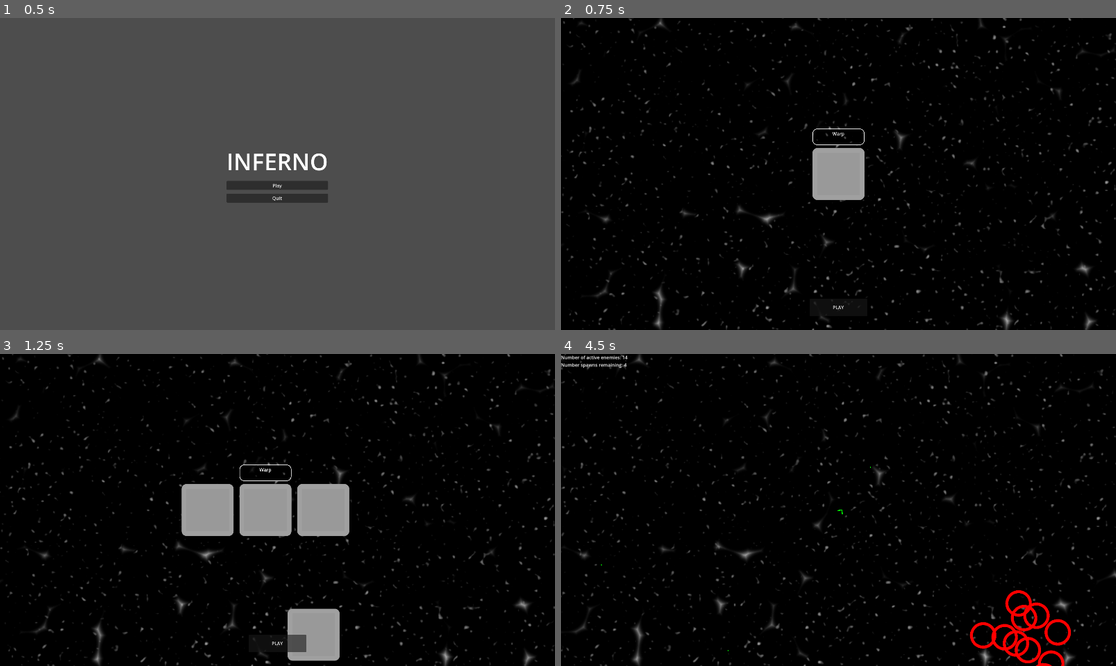
Above: before the commit, frames 1-4 (two rows, left to right).
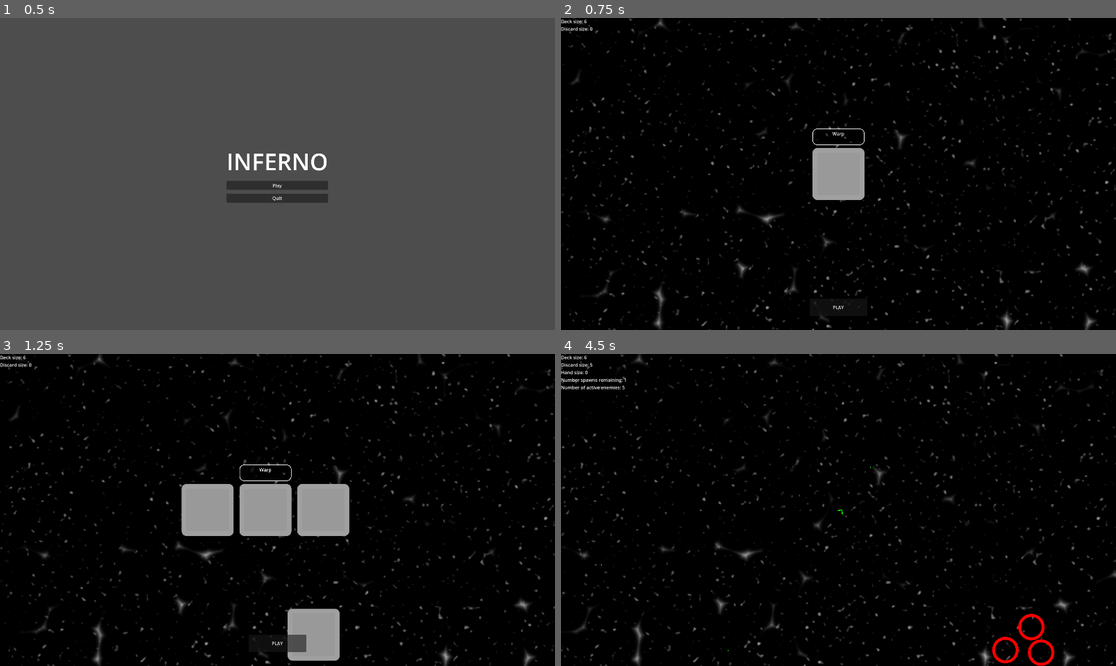
Above: after the commit, the same moments.

Repository: wpuerner/inferno
Game: Godot game, scene res://scenes/main_menu.tscn
Same seed, same stepped clock (60 frames per second), same inputs: the game is played once before the commit and once after it.
Inputs (mouse positions are in pixels of both pictures, inside the frame that each line leads up to):
- Up to frame 1 (0.5 s): no input
- Up to frame 2 (0.75 s): click "Play" at 0.5 s
- Up to frame 3 (1.25 s): no input
- Up to frame 4 (4.5 s): click "PLAY" at 1.25 s; click (838, 644) at 2 s, where only the run after the commit has a clickable "PLAY"; tap Enter at 2.75 s; move the mouse to (960, 494) at 2.77 s; press the mouse at (960, 494) at 2.78 s; hold D (move_right) 2.78-3.5 s; release the mouse at (960, 494) at 3.5 s; drag from (727, 525) to (810, 572) at 3.52 s; move the mouse to (894, 441) at 4.27 s; press the mouse at (894, 441) at 4.28 s; hold D (move_right) from 4.28 s (still down)

Frame 1 is identical in both runs. In frame 2, less than 0.1% of the frame differs, in the area x 0-6%, y 0-5%; in frame 3, less than 0.1%; in frame 4, 1.8%, in the area x 0-92%, y 0-100%.

Commit message:
fix some bugs with hand spawning

Diff:
--- a/scenes/handlers/rune_pool.gd
+++ b/scenes/handlers/rune_pool.gd
@@ -1,4 +1,6 @@
 extends Node
+
+@onready var debug_overlay = get_node("/root/DebugOverlay")
 
 var rune_scene_paths: Array[String] = [
 	"res://scenes/runes/scatter_shot/scatter_shot.tscn",
@@ -8,26 +10,33 @@
 	"res://scenes/runes/warp/warp.tscn"
 ]
 
+var hand: Array[Rune]
 var deck: Array[Rune]
 var discard: Array[Rune]
 
 func get_hand() -> Array[Rune]:
-	var hand: Array[Rune] = []
 	for i in range(0, 5):
 		if deck.size() == 0:
-			deck.append(discard.duplicate(true))
-			discard.clear()
 			_shuffle_deck()
 		# If the deck is still empty after reshuffling, just return what is already in the hand.
 		# Can happen if there are fewer cards in the deck than go to a hand.
 		if deck.size() == 0:
 			return hand
 		hand.append(deck.pop_front())
+	debug_overlay.print("Deck size", deck.size())
+	debug_overlay.print("Discard size", discard.size())
 	return hand
+
+func discard_hand():
+	while hand.size() > 0:
+		discard.append(hand.pop_front())
+	debug_overlay.print("Hand size", hand.size())
+	debug_overlay.print("Discard size", discard.size())
 
 func add_rune(rune: Rune):
 	add_child(rune)
 	discard.append(rune)
+	debug_overlay.print("Discard size", discard.size())
 
 func _ready():
 	for child in get_children().filter(func(child): return child is Rune):
@@ -35,4 +44,8 @@
 	_shuffle_deck()
 
 func _shuffle_deck():
+	while discard.size() > 0:
+		deck.append(discard.pop_front())
 	deck.shuffle()
+	debug_overlay.print("Deck size", deck.size())
+	debug_overlay.print("Discard size", discard.size())
--- a/scenes/interface/hand_interface/hand.gd
+++ b/scenes/interface/hand_interface/hand.gd
@@ -32,7 +32,7 @@
 	return runes
 
 func close():
-	for n in range(0, get_child_count()):
+	while get_child_count() > 0:
 		var child: Node2D = get_children()[0]
 		var tween: Tween = get_tree().create_tween()
 		tween.tween_property(child, "global_position", deck_global_position, 0.1)
--- a/scenes/main.gd
+++ b/scenes/main.gd
@@ -3,7 +3,7 @@
 @onready var hand: Node2D = find_child("Hand")
 @onready var debug_overlay = get_node("/root/DebugOverlay")
 
-var num_spawns: int = 5:
+var num_spawns: int = 2:
 	set(value):
 		num_spawns = value
 		debug_overlay.print("Number spawns remaining", num_spawns)
@@ -17,11 +17,13 @@
 	hand.close()
 	await hand.was_closed
 	$HandCanvasLayer.visible = false
+	$RunePool.discard_hand()
+	num_spawns = 2
 	$EnemySpawnTimer.start(randf_range(1.0, 5.0))
 	$Player.process_mode = Node.PROCESS_MODE_INHERIT
 
 func _on_enemy_spawn_timer_timeout():
-	var num_enemies: int = randi_range(5, 15)
+	var num_enemies: int = randi_range(5, 6)
 	var spawn_position: Vector2 = Vector2(randi_range(-500, 500), randi_range(-500, 500))
 	while num_enemies > 0:
 		var enemy = preload("res://scenes/mobs/flocking_mob/flocking_mob.tscn").instantiate()
--- a/scenes/mobs/flocking_mob/flocking_mob.gd
+++ b/scenes/mobs/flocking_mob/flocking_mob.gd
@@ -2,7 +2,7 @@
 
 @export var target: Node2D
 
-var health: int = 3
+var health: int = 1
 var close_peers: Array[Node2D] = []
 
 const STEERING_FORCE: float = 3.0
--- a/scenes/mobs/flocking_mob/flocking_mob.tscn
+++ b/scenes/mobs/flocking_mob/flocking_mob.tscn
@@ -3,6 +3,7 @@
 [ext_resource type="Script" path="res://scenes/mobs/flocking_mob/flocking_mob.gd" id="1_lc5pu"]
 
 [sub_resource type="CircleShape2D" id="CircleShape2D_gny7l"]
+radius = 12.0
 
 [sub_resource type="CircleShape2D" id="CircleShape2D_08w3n"]
 radius = 92.0489
